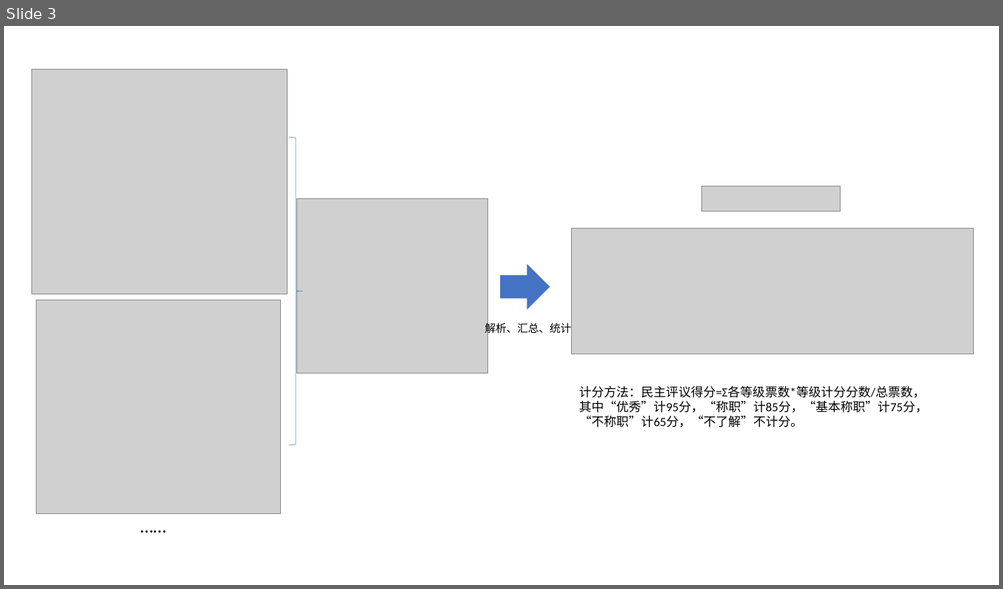
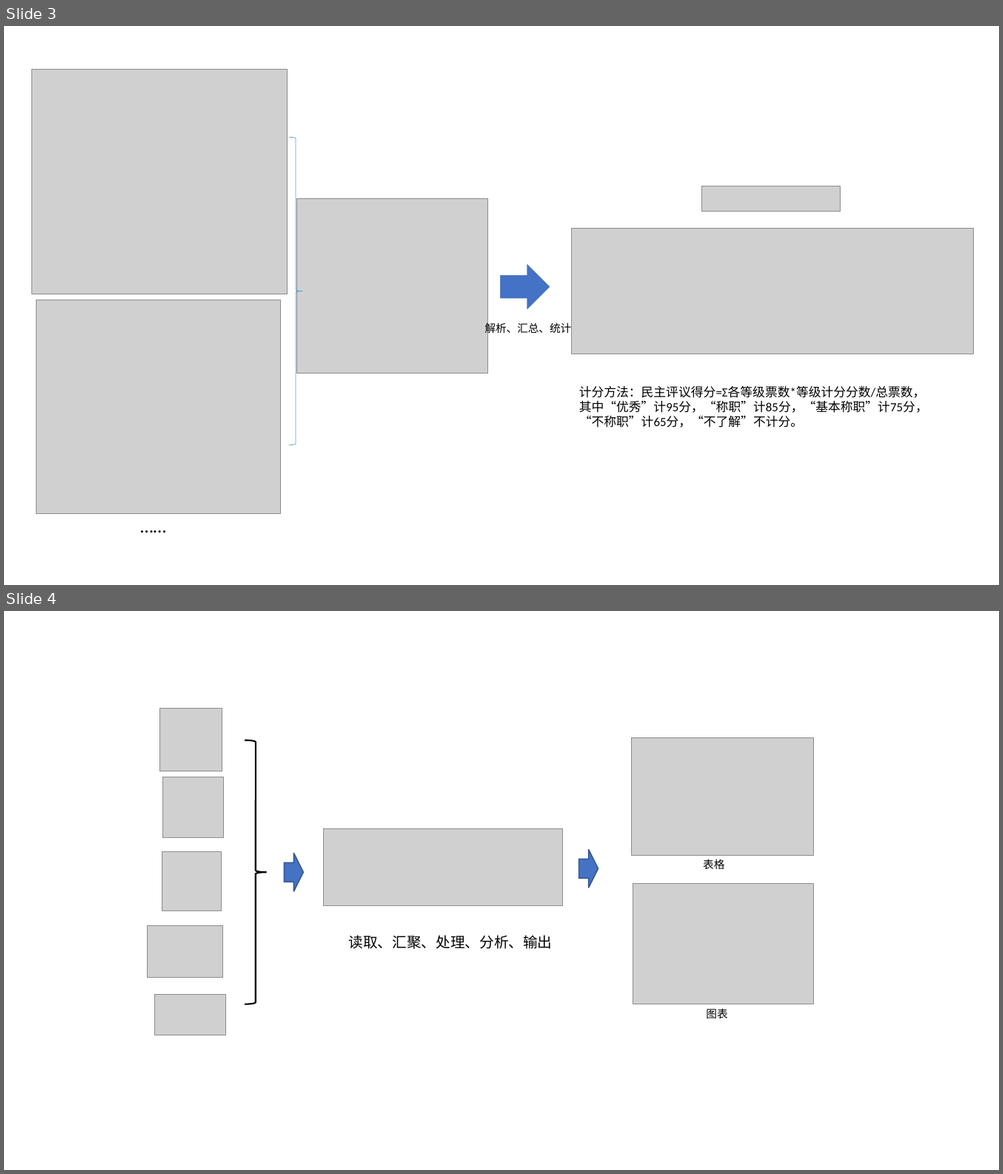
Before and after one commit to xiejava1018/xiejavaimagesrc, a slide deck: images/2022/画图.pptx. Shown one above the other, each under a label of ours: slide 3 before the commit, slides 3 and 4 after it. The pictures are 1003x589 and 1003x1174 pixels, drawn with LibreOffice and Linux fonts; fonts in the diff are those of the drawing; grey boxes stand for pictures. Boxes give left, top, right and bottom in pixels: in the first picture for what was removed or moved away, otherwise in the second. Text is boxed around its words. In the diff, an @@ line names an element or a change of style, - is before the commit and + after.

```diff
--- a/images/2022/画图.pptx
+++ b/images/2022/画图.pptx
@@ slide 4 added at (x1=4, y1=611, x2=999, y2=1170), background #FFFFFF @@
@@ picture added at (x1=160, y1=709, x2=222, y2=772) @@
@@ right brace added at (x1=245, y1=740, x2=267, y2=1004), outline #000000 1.5 pt @@
@@ picture added at (x1=632, y1=738, x2=814, y2=855) @@
@@ picture added at (x1=163, y1=777, x2=223, y2=838) @@
@@ picture added at (x1=324, y1=829, x2=563, y2=906) @@
@@ picture added at (x1=162, y1=852, x2=221, y2=911) @@
@@ right arrow added at (x1=284, y1=854, x2=303, y2=892), fill #4472C4, outline #325491 1 pt @@
@@ right arrow added at (x1=578, y1=850, x2=598, y2=889), fill #4472C4, outline #325491 1 pt @@
@@ text added at (x1=703, y1=859, x2=724, y2=869), 10.5 pt, text #000000 @@
+表格
@@ picture added at (x1=633, y1=884, x2=814, y2=1005) @@
@@ picture added at (x1=148, y1=925, x2=222, y2=978) @@
@@ text added at (x1=349, y1=935, x2=552, y2=949), 14 pt, text #000000 @@
+读取、汇聚、处理、分析、输出
@@ picture added at (x1=155, y1=994, x2=225, y2=1036) @@
@@ text added at (x1=706, y1=1008, x2=727, y2=1019), 10.5 pt, text #000000 @@
+图表
```
Also in this commit, not shown: 10 other files.
